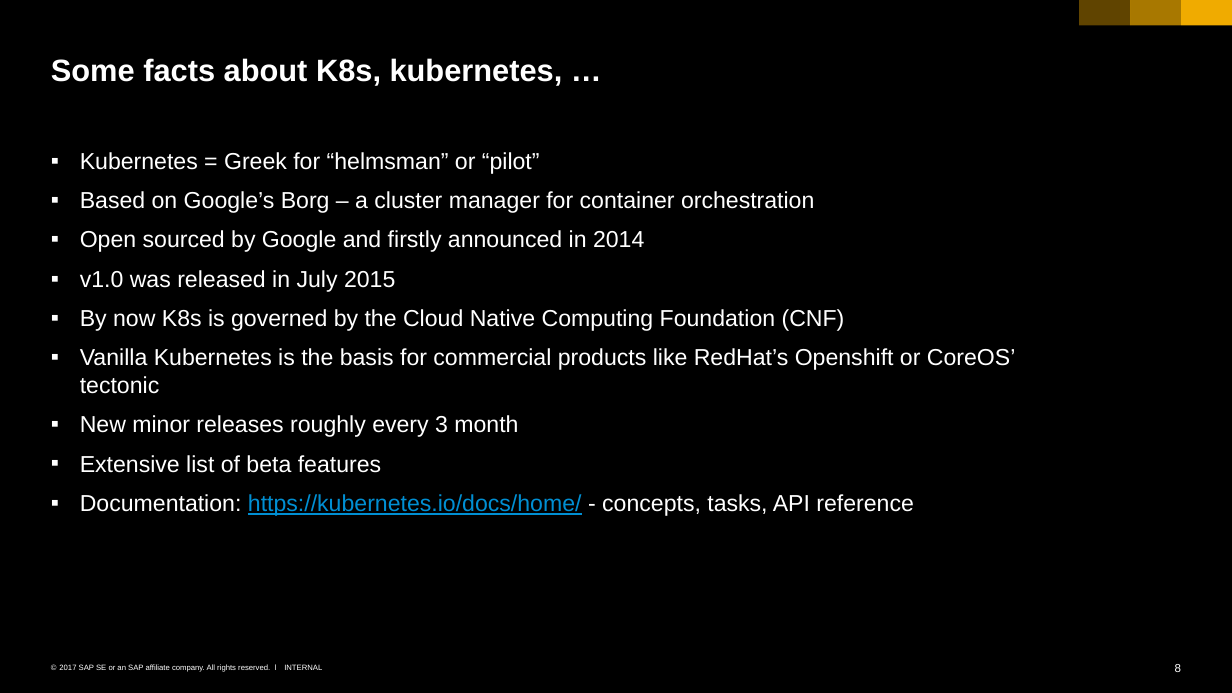
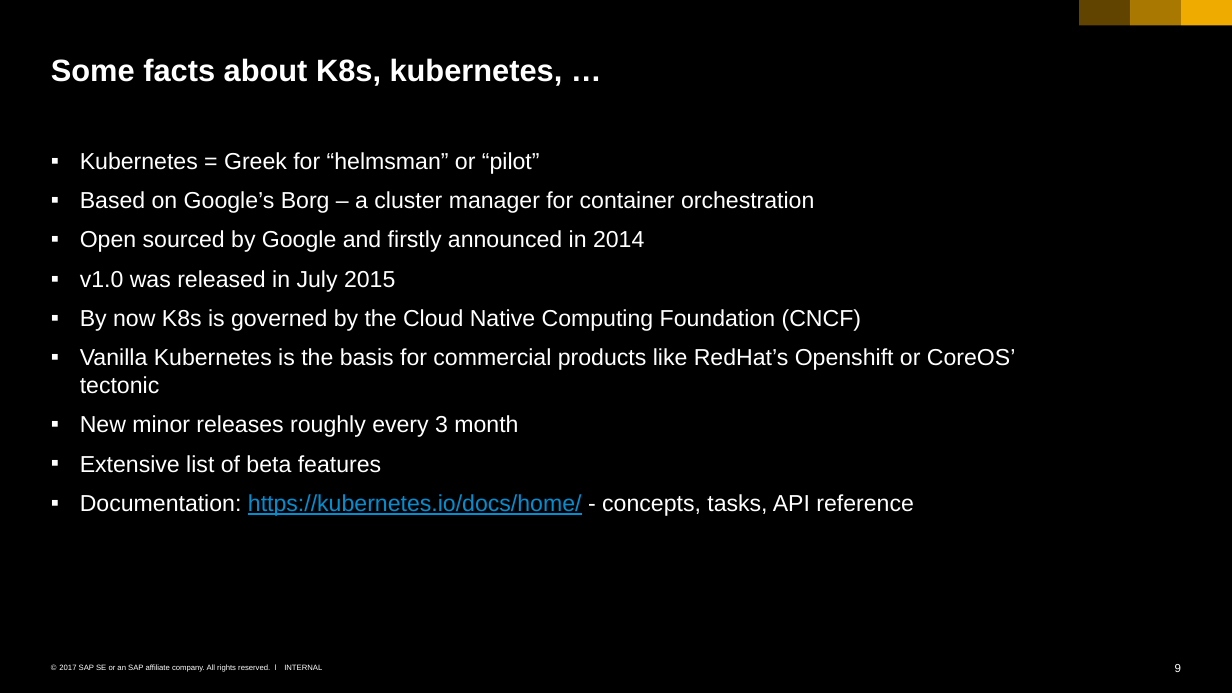
Before and after one commit to cuijiyao01/docker-k8s-training, a slide deck: slide 9 of kubernetes/00_intro.pptx (slide 8 before the commit). Drawn at 1232x693 pixels with LibreOffice and Linux fonts; fonts in the diff are those of the drawing. Boxes give left, top, right and bottom in pixels: in the first picture for what was removed or moved away, otherwise in the second. Text is boxed around its words. In the diff, an @@ line names an element or a change of style, - is before the commit and + after.

```diff
--- a/kubernetes/00_intro.pptx
+++ b/kubernetes/00_intro.pptx
@@ text at (x1=80, y1=309, x2=861, y2=331): text changed @@
-▪ By now K8s is governed by the Cloud Native Computing Foundation (CNF)
+▪ By now K8s is governed by the Cloud Native Computing Foundation (CNCF)
```
Also in this commit, not shown: 1 other slide changed, 1 slide added, 1 other file.
